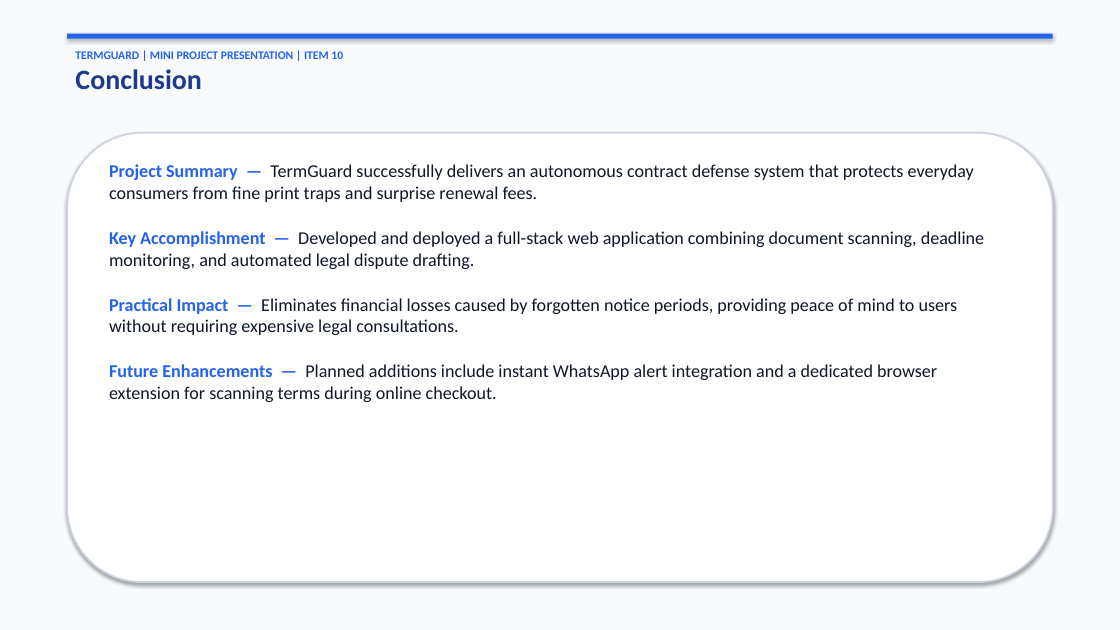
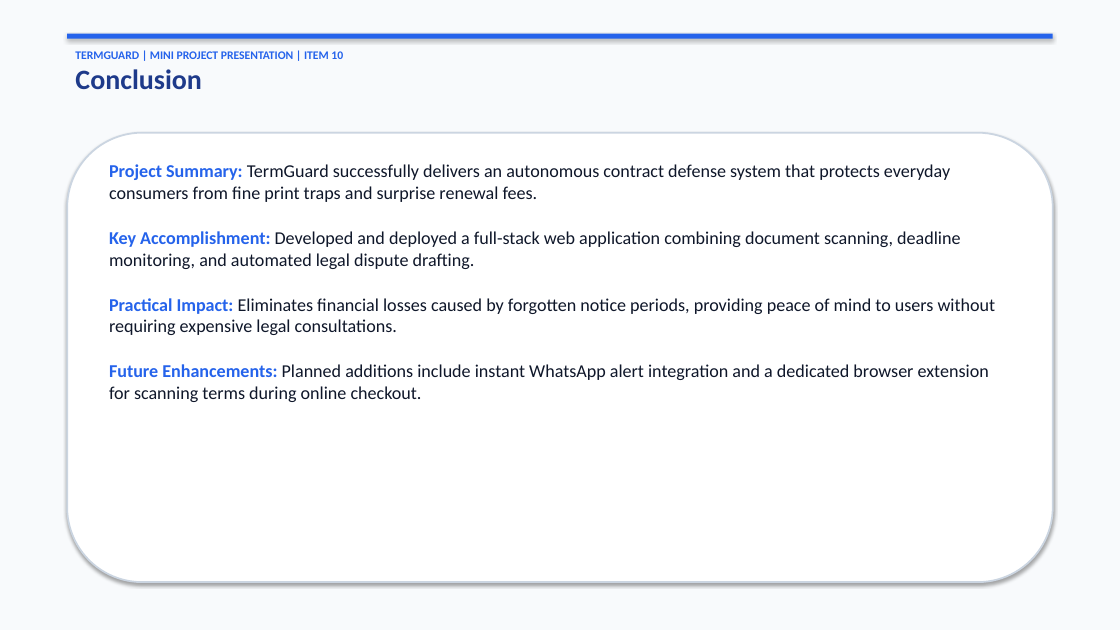
Before and after one commit to laxmiharshithrebally-a11y/TermGuard, a slide deck: slide 14 of TermGuard_Mini_Project_Presentation.pptx. Drawn at 1120x630 pixels with LibreOffice and Linux fonts; fonts in the diff are those of the drawing. Boxes give left, top, right and bottom in pixels: in the first picture for what was removed or moved away, otherwise in the second. Text is boxed around its words. In the diff, an @@ line names an element or a change of style, - is before the commit and + after.

```diff
--- a/TermGuard_Mini_Project_Presentation.pptx
+++ b/TermGuard_Mini_Project_Presentation.pptx
@@ text at bbox=[109, 164, 996, 402]: text changed @@
-Project Summary — TermGuard successfully delivers an autonomous contract defense system that protects everyday consumers from fine print traps and surprise renewal fees.
-Key Accomplishment — Developed and deployed a full-stack web application combining document scanning, deadline monitoring, and automated legal dispute drafting.
-Practical Impact — Eliminates financial losses caused by forgotten notice periods, providing peace of mind to users without requiring expensive legal consultations.
-Future Enhancements — Planned additions include instant WhatsApp alert integration and a dedicated browser extension for scanning terms during online checkout.
+Project Summary: TermGuard successfully delivers an autonomous contract defense system that protects everyday consumers from fine print traps and surprise renewal fees.
+Key Accomplishment: Developed and deployed a full-stack web application combining document scanning, deadline monitoring, and automated legal dispute drafting.
+Practical Impact: Eliminates financial losses caused by forgotten notice periods, providing peace of mind to users without requiring expensive legal consultations.
+Future Enhancements: Planned additions include instant WhatsApp alert integration and a dedicated browser extension for scanning terms during online checkout.
```
Also in this commit, not shown: 13 other slides changed, 1 other file.
